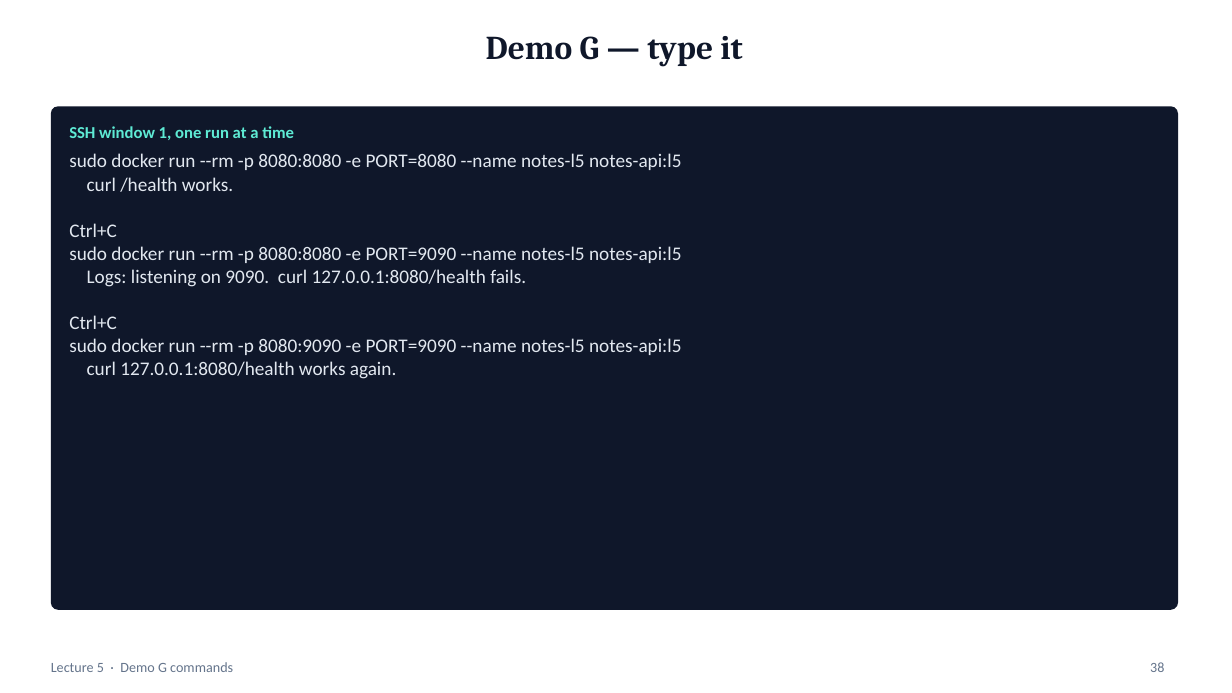
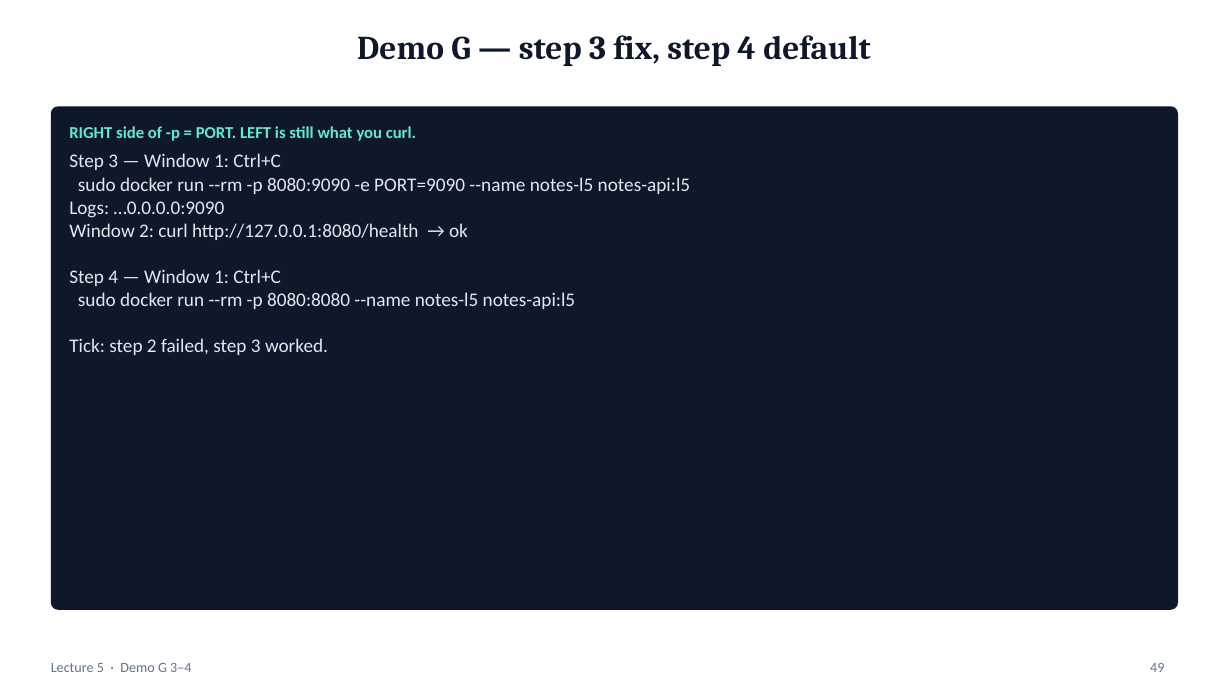
Before and after one commit to mayurb99/Devops_Beginners, a slide deck: slide 49 of lec-05/presentation/lec-05-docker.pptx (slide 38 before the commit). Drawn at 1232x693 pixels with LibreOffice and Linux fonts; fonts in the diff are those of the drawing. Boxes give left, top, right and bottom in pixels: in the first picture for what was removed or moved away, otherwise in the second. Text is boxed around its words. In the diff, an @@ line names an element or a change of style, - is before the commit and + after.

```diff
--- a/lec-05/presentation/lec-05-docker.pptx
+++ b/lec-05/presentation/lec-05-docker.pptx
@@ title at (357,35,871,66): text changed @@
-Demo G — type it
+Demo G — step 3 fix, step 4 default
@@ text at (69,126,416,141): text changed @@
-SSH window 1, one run at a time
+RIGHT side of -p = PORT. LEFT is still what you curl.
@@ text at (69,153,281,170): text changed @@
-sudo docker run --rm -p 8080:8080 -e PORT=8080 --name notes-l5 notes-api:l5
-curl /health works.
-Ctrl+C
-sudo docker run --rm -p 8080:8080 -e PORT=9090 --name notes-l5 notes-api:l5
-Logs: listening on 9090. curl 127.0.0.1:8080/health fails.
-Ctrl+C
+Step 3 — Window 1: Ctrl+C
@@ text at (69,201,575,355): text changed @@
-curl 127.0.0.1:8080/health works again.
+Logs: …0.0.0.0:9090
+Window 2: curl http://127.0.0.1:8080/health → ok
+Step 4 — Window 1: Ctrl+C
+sudo docker run --rm -p 8080:8080 --name notes-l5 notes-api:l5
+Tick: step 2 failed, step 3 worked.
@@ text at (51,663,191,672): text changed @@
-Lecture 5 · Demo G commands
+Lecture 5 · Demo G 3–4
@@ page number at (1150,663,1164,672): text changed @@
-38
+49
```
Also in this commit, not shown: 3 other slides changed, 11 slides added.
